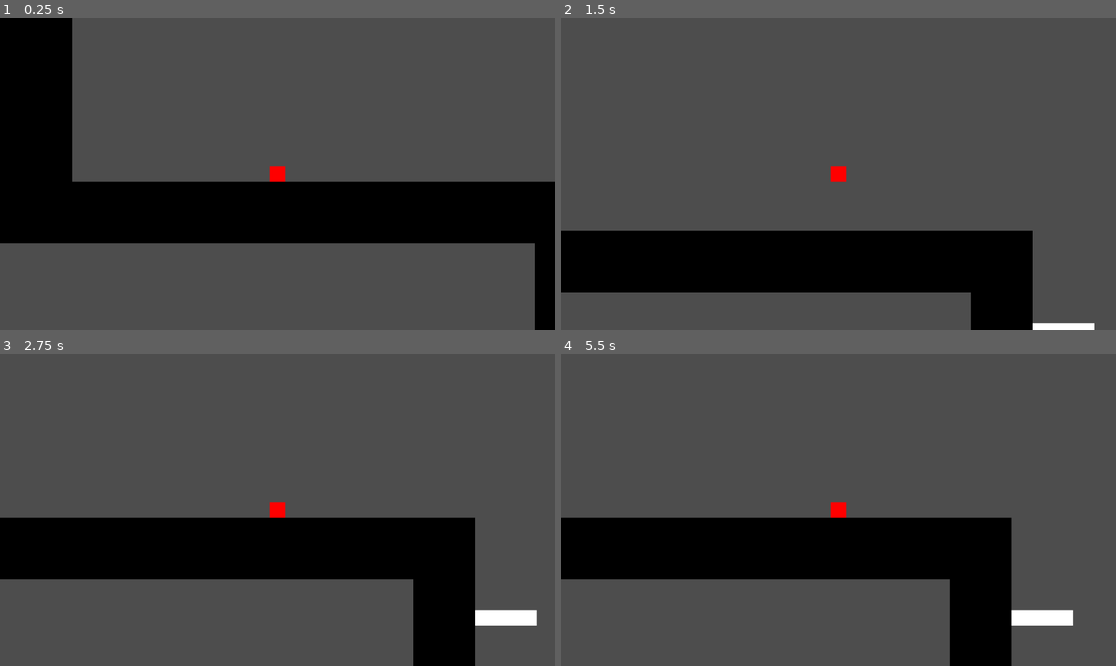
Above: before the commit, frames 1-4 (two rows, left to right).
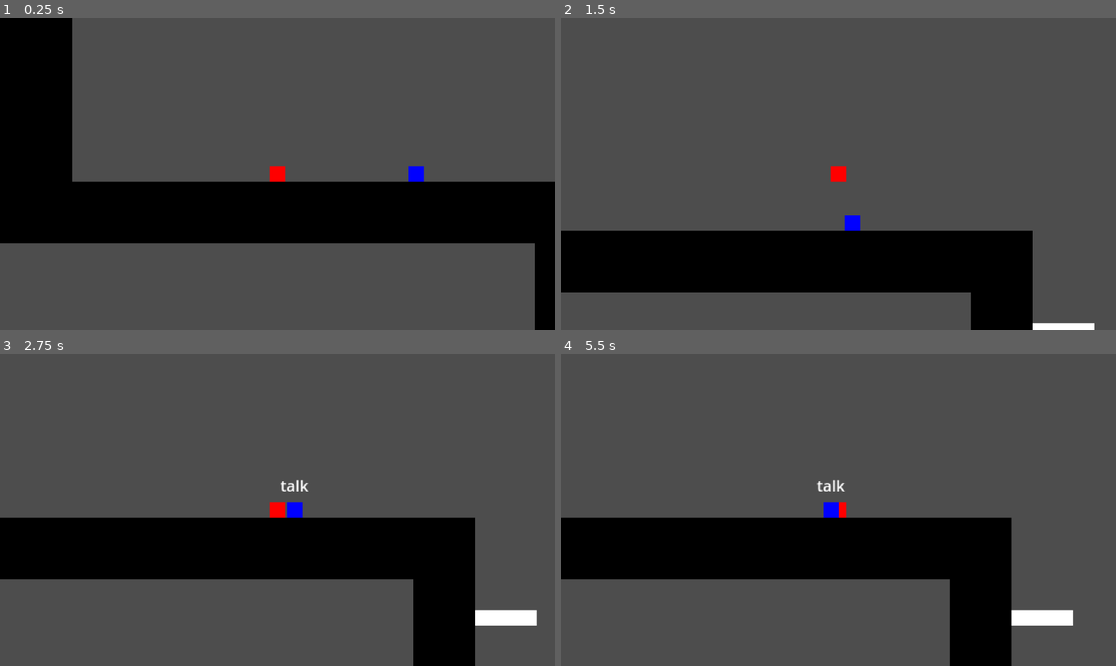
Above: after the commit, the same moments.

Repository: Lukko-Digital/upwell
Game: Godot game, scene res://src/main.tscn
Same seed, same stepped clock (60 frames per second), same inputs: the game is played once before the commit and once after it.
Inputs (mouse positions are in pixels of both pictures, inside the frame that each line leads up to):
- Up to frame 1 (0.25 s): no input
- Up to frame 2 (1.5 s): tap Enter at 0.5 s; move the mouse to (960, 158) at 0.52 s; hold Right mouse button (attract) 0.53-1.28 s; hold D (right) from 0.53 s (still down); tap Space (jump) at 0.77 s; move the mouse to (727, 189) at 1.27 s; tap E (recall) at 1.35 s
- Up to frame 3 (2.75 s): tap Space (jump) at 1.52 s; move the mouse to (333, 441) at 2.02 s; release D (right) at 2.03 s; press the mouse at (333, 441) at 2.03 s; hold A (left) from 2.03 s (still down)
- Up to frame 4 (5.5 s): move the mouse to (810, 572) at 2.77 s; release A (left) at 2.78 s; release the mouse at (810, 572) at 2.78 s; hold D (right) 2.78-4.28 s; right-click (810, 572) at 2.85 s; tap Space (jump) at 3.02, 3.77, 4.52 s; move the mouse to (1005, 556) at 3.52 s; hold E (recall) 3.53-4.28 s; move the mouse to (672, 463) at 4.27 s; hold A (left) 4.28-5.03 s; click (672, 463) at 4.35 s; move the mouse to (866, 510) at 5.02 s; hold D (right) from 5.03 s (still down); hold Right mouse button (attract) from 5.03 s (still down)

The runs differ from the first frame. In frame 1, 0.1% of the frame differs, in the area x 73-77%, y 47-53%; in frame 2, 0.1%; in frame 3, 0.3%, in the area x 50-56%, y 40-53%; in frame 4, 0.2%.

Commit message:
start interactable with talk popup

Diff:
--- /dev/null
+++ b/src/dad.tscn
@@ -0,0 +1,33 @@
+[gd_scene load_steps=3 format=3 uid="uid://6aouvsx0hvfm"]
+
+[ext_resource type="Script" path="res://src/interactable.gd" id="1_48rw4"]
+
+[sub_resource type="CircleShape2D" id="CircleShape2D_6qdgt"]
+radius = 35.3553
+
+[node name="Dad" type="Area2D"]
+collision_layer = 8
+collision_mask = 2
+script = ExtResource("1_48rw4")
+dialogue_file = "<null>"
+
+[node name="ColorRect" type="ColorRect" parent="."]
+offset_left = -8.0
+offset_top = -8.0
+offset_right = 8.0
+offset_bottom = 8.0
+color = Color(0, 0, 1, 1)
+
+[node name="CollisionShape2D" type="CollisionShape2D" parent="."]
+shape = SubResource("CircleShape2D_6qdgt")
+
+[node name="InteractLabel" type="Label" parent="."]
+offset_left = -20.0
+offset_top = -37.0
+offset_right = 20.0
+offset_bottom = -14.0
+text = "talk"
+horizontal_alignment = 1
+
+[connection signal="body_entered" from="." to="." method="_on_body_entered"]
+[connection signal="body_exited" from="." to="." method="_on_body_exited"]
--- /dev/null
+++ b/src/interactable.gd
@@ -0,0 +1,17 @@
+extends Area2D
+class_name Interactable
+
+@export_file("*.csv") var dialogue_file
+
+@onready var interact_label: Label = $InteractLabel
+
+func _ready() -> void:
+	interact_label.hide()
+
+func _on_body_entered(body: Node2D) -> void:
+	if body is Player:
+		interact_label.show()
+
+func _on_body_exited(body: Node2D) -> void:
+	if body is Player:
+		interact_label.hide()
--- a/src/main.tscn
+++ b/src/main.tscn
@@ -1,7 +1,8 @@
-[gd_scene load_steps=3 format=3 uid="uid://dcf1k6whcfars"]
+[gd_scene load_steps=4 format=3 uid="uid://dcf1k6whcfars"]
 
 [ext_resource type="PackedScene" uid="uid://c7h28mip32chm" path="res://src/tile_map.tscn" id="1_vqvly"]
 [ext_resource type="PackedScene" uid="uid://tfy83b2uc6hh" path="res://src/player.tscn" id="2_owwjj"]
+[ext_resource type="PackedScene" uid="uid://6aouvsx0hvfm" path="res://src/dad.tscn" id="3_g6c41"]
 
 [node name="Main" type="Node2D"]
 
@@ -12,3 +13,6 @@
 
 [node name="Camera2D" type="Camera2D" parent="Player"]
 zoom = Vector2(2, 2)
+
+[node name="Dad" parent="." instance=ExtResource("3_g6c41")]
+position = Vector2(-27, -8)
